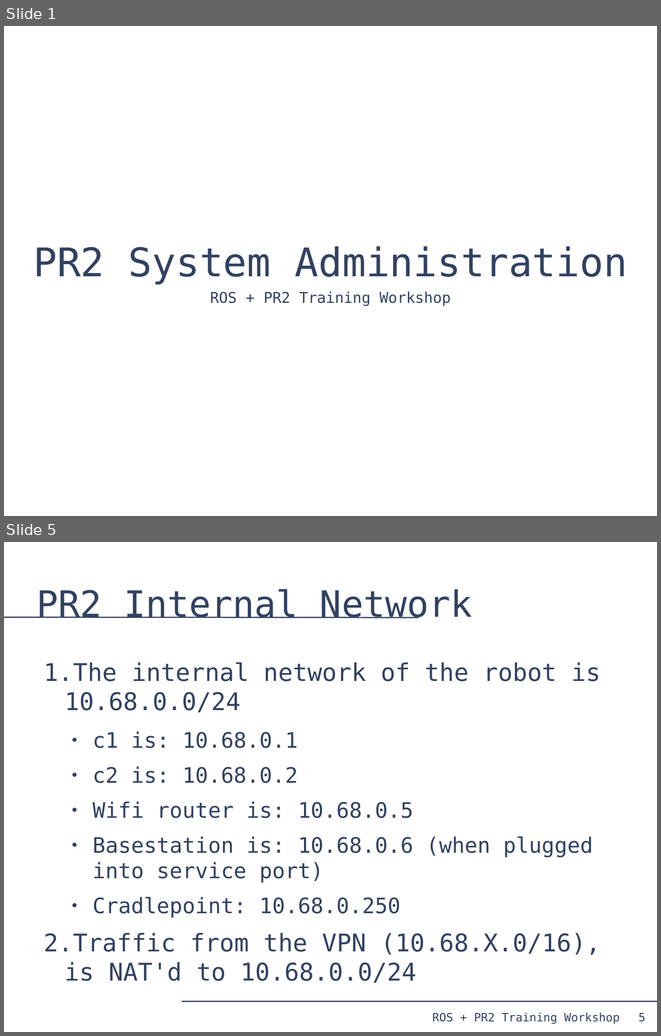
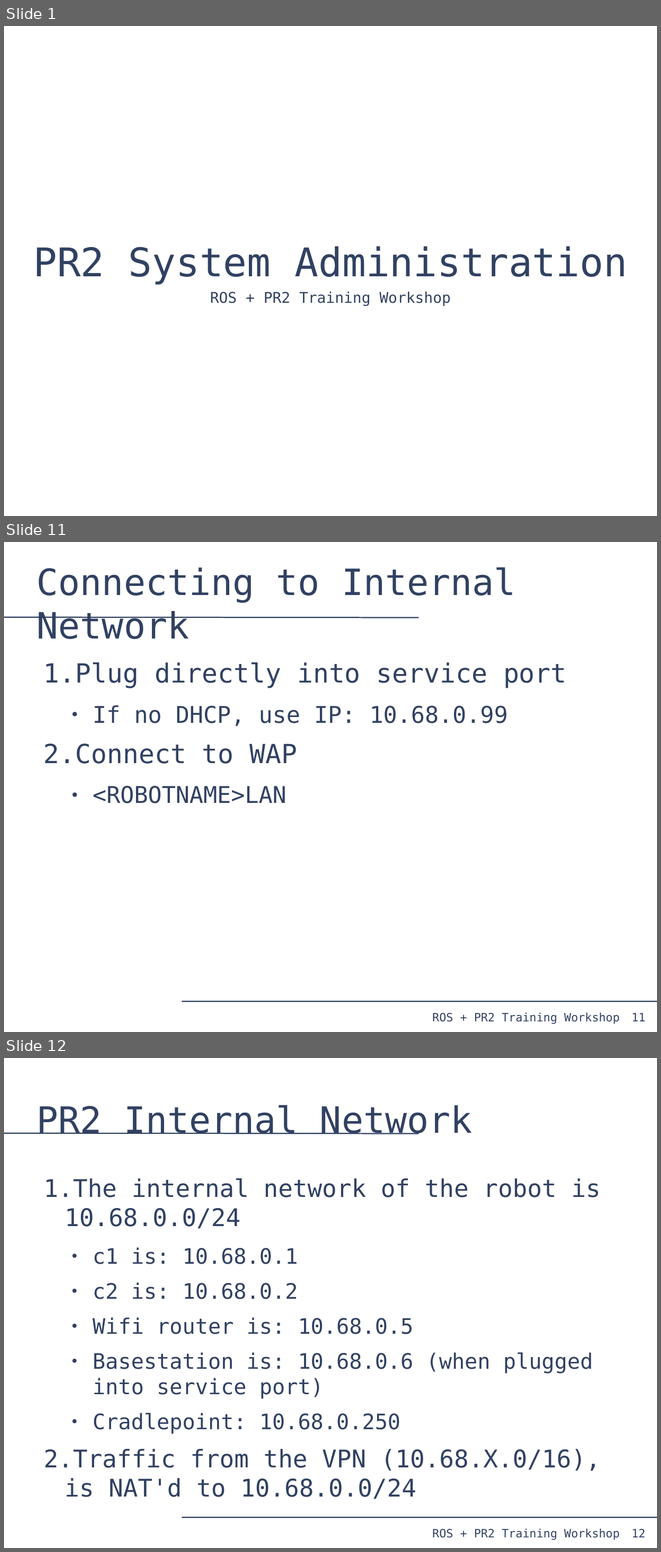
Before and after one commit to PR2/pr2_docs, a slide deck: pr2_training_workshop/pr2_sysadmin/pr2_syasdmin.odp. Shown one above the other, each under a label of ours: slides 1 and 5 before the commit, slides 1, 11 and 12 after it; the slides between them are not shown. The pictures are 661x1036 and 661x1552 pixels, drawn with LibreOffice and Linux fonts; fonts in the diff are those of the drawing. Boxes give left, top, right and bottom in pixels: in the first picture for what was removed or moved away, otherwise in the second. Text is boxed around its words. In the diff, an @@ line names an element or a change of style, - is before the commit and + after.

```diff
--- a/pr2_training_workshop/pr2_sysadmin/pr2_syasdmin.odp
+++ b/pr2_training_workshop/pr2_sysadmin/pr2_syasdmin.odp
@@ slide 11 added at bbox=[4, 542, 657, 1032], background #FFFFFF; not listed: 4 template elements that a slide beside it also shows @@
@@ title added at bbox=[37, 567, 516, 639], 44 pt, text #314162 @@
+Connecting to Internal Network
@@ text added at bbox=[44, 662, 567, 803], 32 pt, text #314162 @@
+1. Plug directly into service port
+  ● If no DHCP, use IP: 10.68.0.99
+2. Connect to WAP
+  ● <ROBOTNAME>LAN
@@ what was slide 5 is now slide 12 @@
@@ page number at bbox=[632, 1529, 645, 1537]: text changed @@
-5
+12
```
Also in this commit, not shown: 12 slides changed, 7 other slides added, 1 slide removed, 1 other file.
